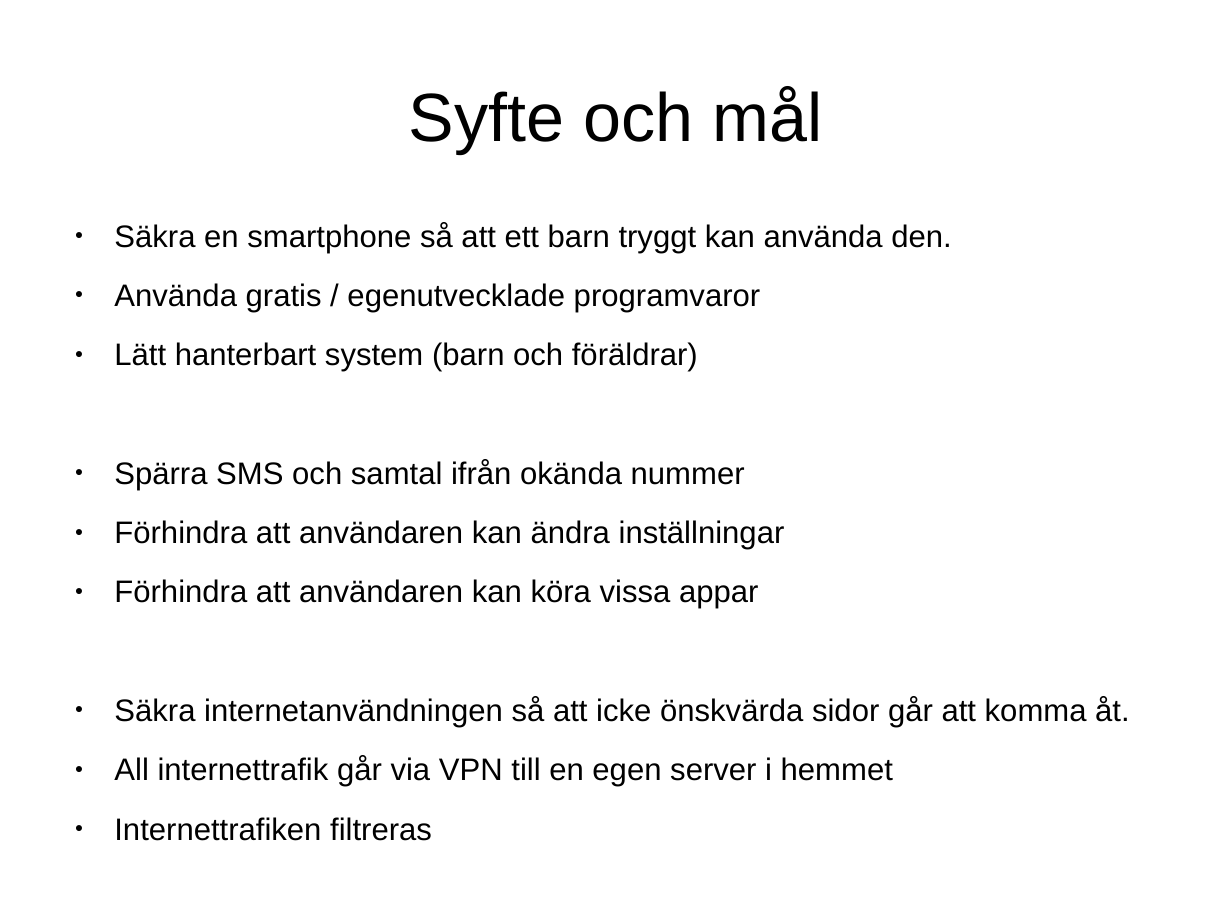
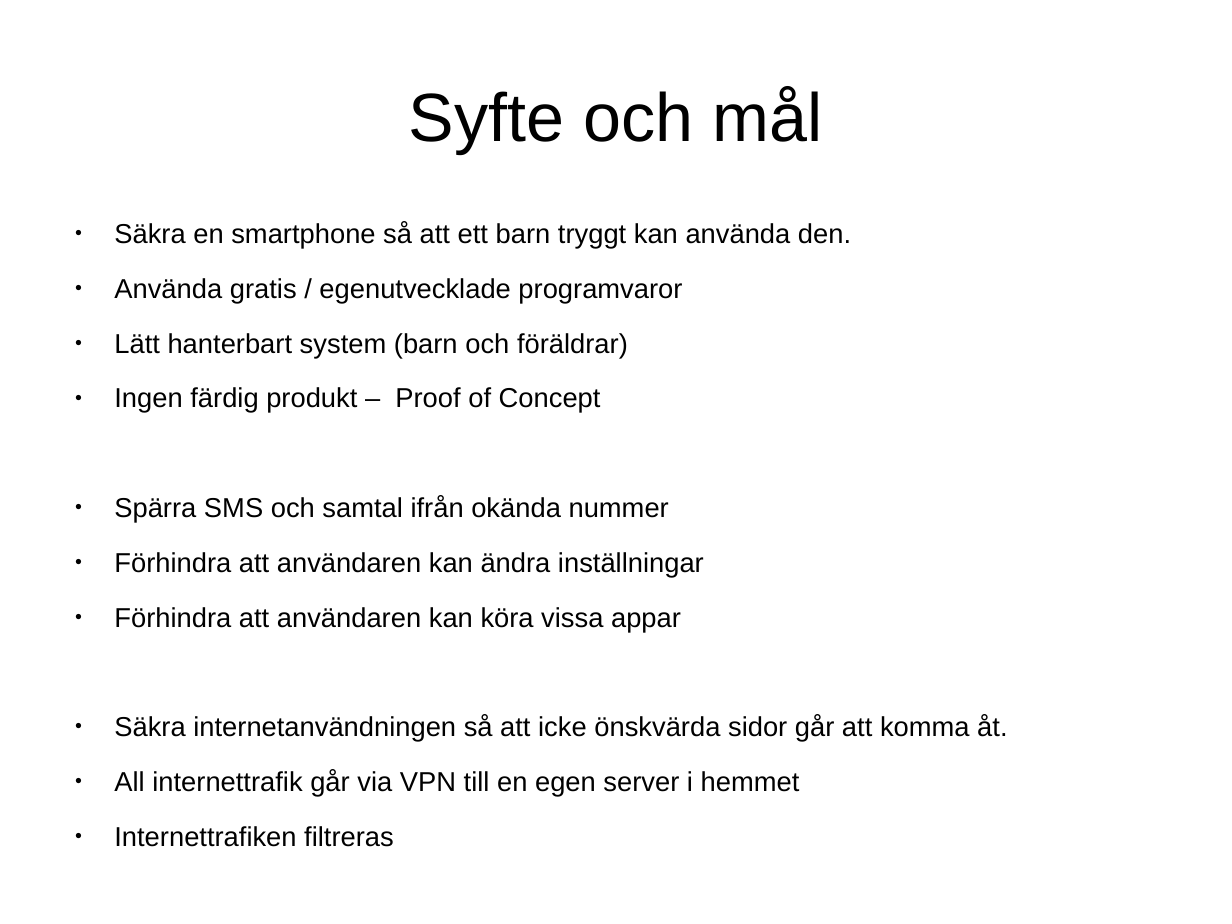
Before and after one commit to obidobanobi/documents, a slide deck: slide 3 of ParanoidPresentation.odp. Drawn at 1232x924 pixels with LibreOffice and Linux fonts; fonts in the diff are those of the drawing. Boxes give left, top, right and bottom in pixels: in the first picture for what was removed or moved away, otherwise in the second. Text is boxed around its words. In the diff, an @@ line names an element or a change of style, - is before the commit and + after.

Commit message:
lite ändringar i presentationen

```diff
--- a/ParanoidPresentation.odp
+++ b/ParanoidPresentation.odp
@@ text at (x1=114, y1=222, x2=1007, y2=847): size 20 to 17.6 pt @@
@@ text at (x1=114, y1=387, x2=601, y2=412): paragraph added @@
+● Ingen färdig produkt – Proof of Concept
```
